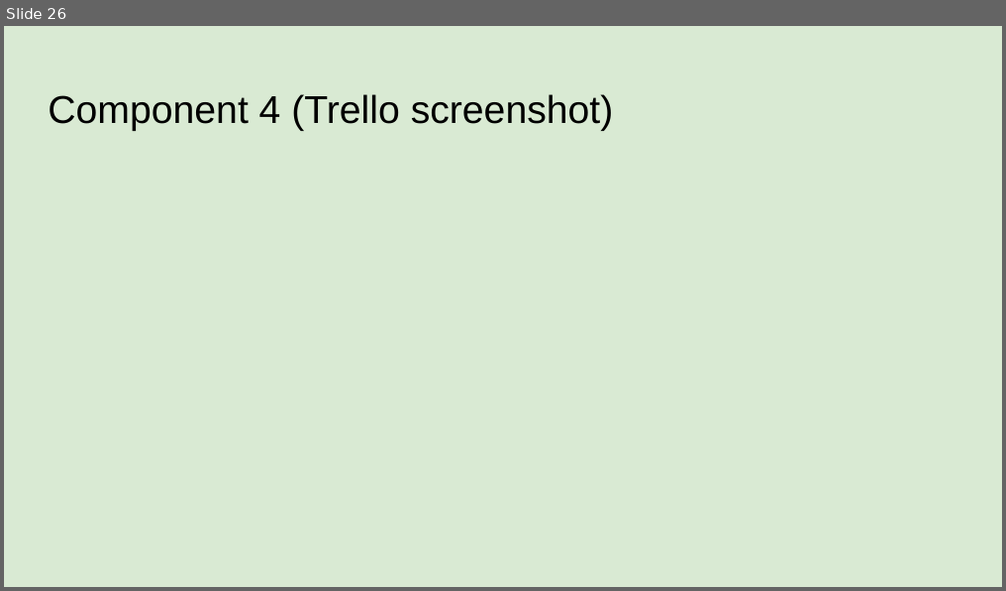
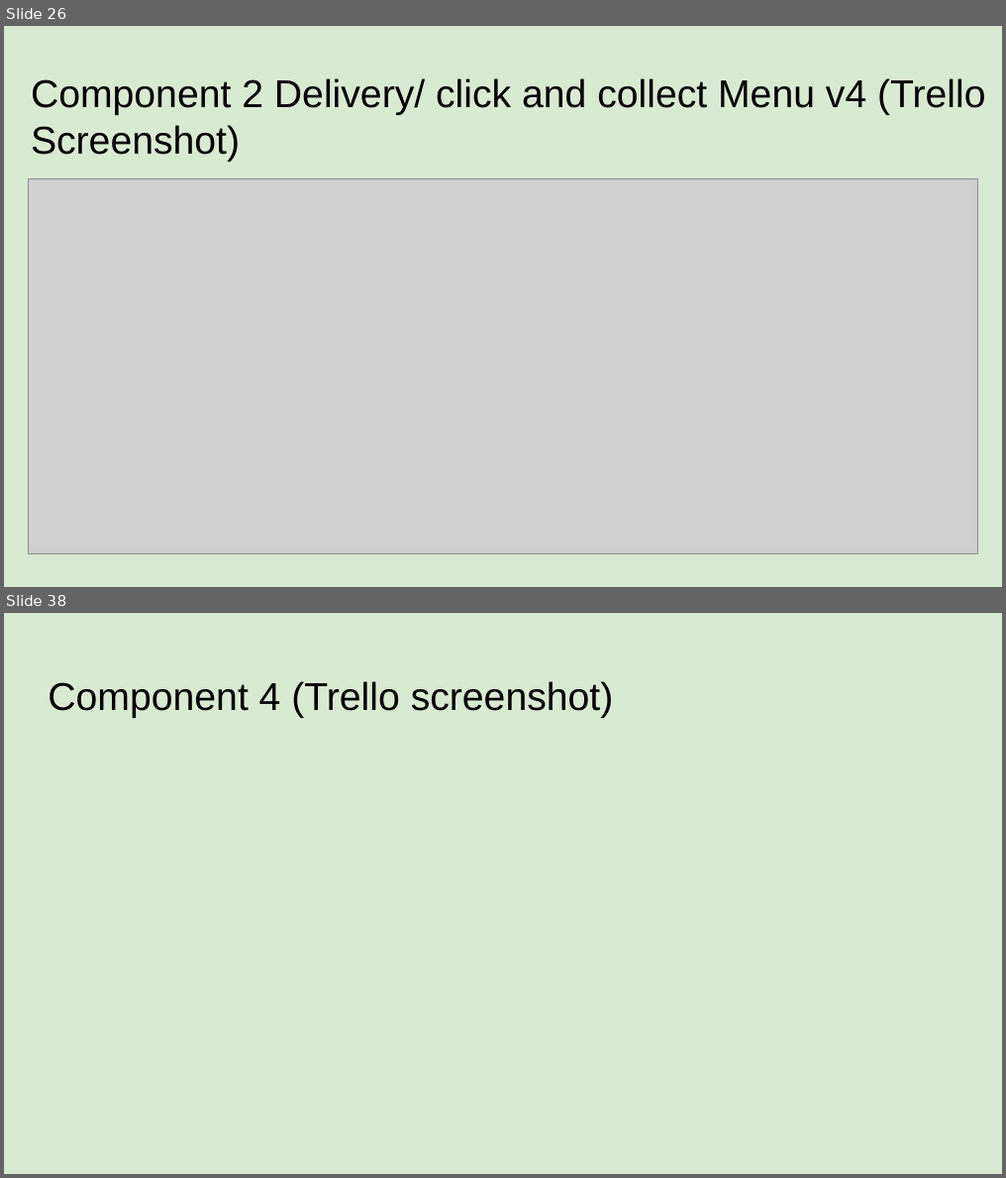
Before and after one commit to Dannel10/Burger_Bot, a slide deck: Dannel Rajesh - 000_91896 _ 91897 Documentation - 1026292.pptx. Shown one above the other, each under a label of ours: slide 26 before the commit, slides 26 and 38 after it; the slides between them are not shown. The pictures are 1006x591 and 1006x1178 pixels, drawn with LibreOffice and Linux fonts; fonts in the diff are those of the drawing; grey boxes stand for pictures. Boxes give left, top, right and bottom in pixels: in the first picture for what was removed or moved away, otherwise in the second. Text is boxed around its words. In the diff, an @@ line names an element or a change of style, - is before the commit and + after.

Commit message:
Finished component 3
Completed Component 3 Click and Collect information v1,v2, v3, v4
Improved code for not blank code repeated code

```diff
--- a/Dannel Rajesh - 000_91896 _ 91897 Documentation - 1026292.pptx
+++ b/Dannel Rajesh - 000_91896 _ 91897 Documentation - 1026292.pptx
@@ slide 26 added at (x1=4, y1=26, x2=1002, y2=587), background #D9EAD3 @@
@@ title added at (x1=31, y1=78, x2=986, y2=115), 28 pt, text #000000 @@
+Component 2 Delivery/ click and collect Menu v4 (Trello Screenshot)
@@ picture added at (x1=28, y1=178, x2=977, y2=554) @@
@@ what was slide 26 is now slide 38 @@
```
Also in this commit, not shown: 5 slides changed, 11 other slides added, 7 other files.
